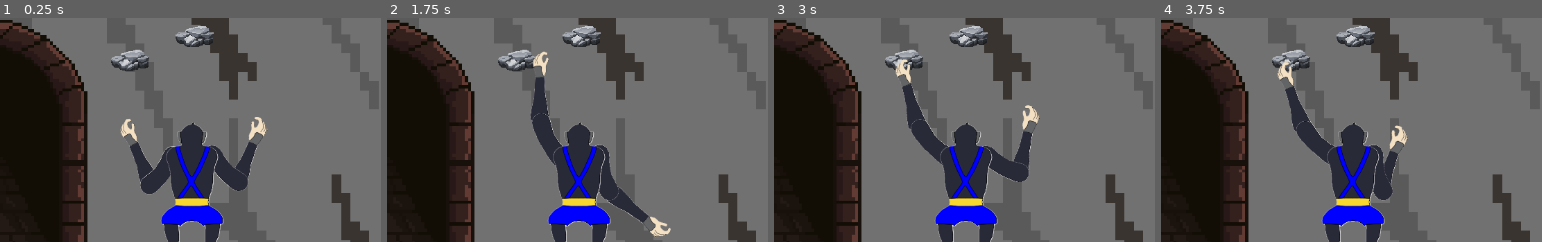
Above: before the commit, frames 1-4 (left to right).
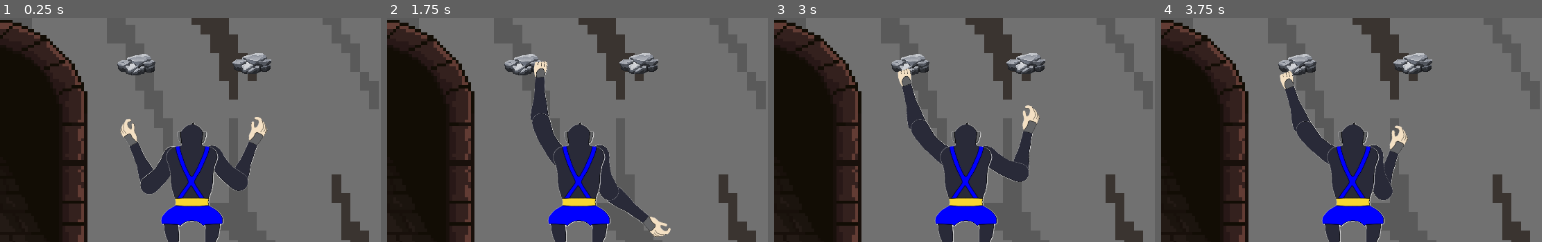
Above: after the commit, the same moments.

Repository: Igg2000/Juego_Escalada
Game: Godot game, scene res://scenes/mapa1.tscn
The game is run twice, just before and just after one commit, with the same random seed, the same clock (stepped at 60 frames per second) and the same inputs.
Inputs:
- Up to frame 1 (0.25 s): no input
- Up to frame 2 (1.75 s): tap Enter at 0.5 s; hold W from 0.53 s (still down); tap Shift at 0.6, 1.35 s
- Up to frame 3 (3 s): release W at 2.03 s; hold I 2.03-2.78 s; hold A from 2.03 s (still down); tap Shift at 2.3 s; tap K at 2.85 s
- Up to frame 4 (3.75 s): tap Shift at 3.05 s; release A at 3.53 s; hold S from 3.53 s (still down); hold J from 3.53 s (still down)
The pictures show only the part of the screen within x 22-72%, y 17-67%; the shares and areas given below are measured in that part.

The runs differ from the first frame. In frame 1, 2.0% of the frame differs, in the area x 29-72%, y 3-26%; in frame 2, 2.1%; in frame 3, 2.1%; in frame 4, 2.2%, in the area x 29-72%, y 3-32%.

Commit message:
v0.0.24
He agreado la mecanica que hace que cambie de Sprite el brazo al estar dentro del Area2D de la roca para que al pulsar el Shift, cambie a agarrando la roca

Diff:
--- a/scenes/jugador.tscn
+++ b/scenes/jugador.tscn
@@ -101,9 +101,9 @@
 [node name="base" type="Node2D" parent="."]
 
 [node name="AntebrazoDc" type="Sprite2D" parent="base" groups=["AntebrazoDc"]]
-position = Vector2(73.0547, -52.5267)
-rotation = 0.0405372
-scale = Vector2(0.349745, 0.349745)
+position = Vector2(73.0614, -52.5255)
+rotation = 0.040272
+scale = Vector2(0.349744, 0.349744)
 texture = ExtResource("1_lu4vh")
 
 [node name="Area2D" type="Area2D" parent="base/AntebrazoDc" groups=["AntebrazoDc"]]
@@ -115,9 +115,9 @@
 shape = SubResource("CapsuleShape2D_ep8sc")
 
 [node name="AntebrazoIc" type="Sprite2D" parent="base" groups=["AntebrazoIc"]]
-position = Vector2(-70.1421, -57.5357)
-rotation = 0.00950362
-scale = Vector2(0.350074, 0.350074)
+position = Vector2(-70.1379, -57.5364)
+rotation = 0.00929379
+scale = Vector2(0.350066, 0.350066)
 texture = ExtResource("2_g37r3")
 
 [node name="Area2D" type="Area2D" parent="base/AntebrazoIc" groups=["AntebrazoIc"]]
@@ -129,14 +129,14 @@
 shape = SubResource("CapsuleShape2D_o418e")
 
 [node name="BrazoD" type="Sprite2D" parent="base"]
-position = Vector2(44.2174, -14.7177)
-rotation = 1.49717
+position = Vector2(44.2351, -14.7113)
+rotation = 1.49703
 scale = Vector2(0.349945, 0.349945)
 texture = ExtResource("3_5343f")
 
 [node name="BrazoI" type="Sprite2D" parent="base"]
-position = Vector2(-40.8502, -18.2014)
-rotation = -1.50392
+position = Vector2(-40.8326, -18.1967)
+rotation = -1.50377
 scale = Vector2(0.349953, 0.349953)
 texture = ExtResource("4_l3mph")
 
--- a/scenes/mapa1.tscn
+++ b/scenes/mapa1.tscn
@@ -1,9 +1,13 @@
-[gd_scene load_steps=7 format=3 uid="uid://bbjq4m3pe641"]
+[gd_scene load_steps=11 format=3 uid="uid://bbjq4m3pe641"]
 
 [ext_resource type="Texture2D" uid="uid://b3xhsasxf387n" path="res://assets/background/background.png" id="1_b1n0p"]
 [ext_resource type="Texture2D" uid="uid://bj2hhgcw86n0c" path="res://assets/tilemap/map_1.png" id="2_8swhn"]
 [ext_resource type="PackedScene" uid="uid://bofke32sctxnq" path="res://scenes/jugador.tscn" id="2_rgf5d"]
 [ext_resource type="PackedScene" uid="uid://demgjsxt28kw7" path="res://scenes/rock.tscn" id="4_aa7cn"]
+[ext_resource type="Texture2D" uid="uid://bsqlgw6wp6vy5" path="res://assets/character/antebrazoIA_v2.png" id="4_cqodx"]
+[ext_resource type="Texture2D" uid="uid://cxvgfa0bxuf04" path="res://assets/character/antebrazoIC.png" id="5_bgfla"]
+[ext_resource type="Texture2D" uid="uid://yvakmfb0gvqd" path="res://assets/character/antebrazoDA_v2.png" id="6_k5mto"]
+[ext_resource type="Texture2D" uid="uid://cdr4qiff2xyyl" path="res://assets/character/antebrazoDC.png" id="7_74ig5"]
 
 [sub_resource type="TileSetAtlasSource" id="TileSetAtlasSource_uiyvb"]
 texture = ExtResource("2_8swhn")
@@ -580,10 +584,18 @@
 [node name="Rocas" type="Node2D" parent="."]
 
 [node name="Rock" parent="Rocas" instance=ExtResource("4_aa7cn")]
-position = Vector2(339, 214)
+position = Vector2(394, 240)
+textura_normal_BrazoIz = ExtResource("4_cqodx")
+textura_agarrado_BrazoIz = ExtResource("5_bgfla")
+textura_normal_BrazoDr = ExtResource("6_k5mto")
+textura_agarrado_BrazoDr = ExtResource("7_74ig5")
 
 [node name="Rock2" parent="Rocas" instance=ExtResource("4_aa7cn")]
-position = Vector2(277, 237)
+position = Vector2(283, 241)
+textura_normal_BrazoIz = ExtResource("4_cqodx")
+textura_agarrado_BrazoIz = ExtResource("5_bgfla")
+textura_normal_BrazoDr = ExtResource("6_k5mto")
+textura_agarrado_BrazoDr = ExtResource("7_74ig5")
 
 [node name="Jugador" parent="." instance=ExtResource("2_rgf5d")]
 position = Vector2(336, 340)
--- a/scripts/rock.gd
+++ b/scripts/rock.gd
@@ -1,24 +1,57 @@
 extends Node2D
 
+var puede_agarrarse = false
+@export var textura_normal_BrazoIz: Texture2D
+@export var textura_agarrado_BrazoIz: Texture2D
+@export var textura_normal_BrazoDr: Texture2D
+@export var textura_agarrado_BrazoDr: Texture2D
+var brazo_izquierdo: Sprite2D = null
+var brazo_derecho: Sprite2D = null
+
 func _ready():
-	print("Script de Rock iniciado")  # Verifica que el script se esté ejecutando
 	if has_node("Area2D"):
-		print("Area2D encontrado en Rock")  # Verifica que el Area2D exista
-		$Area2D.connect("area_entered", Callable(self, "_on_body_entered"))
-		$Area2D.connect("area_exited", Callable(self, "_on_body_exited"))
+		$Area2D.connect("area_entered", Callable(self, "_on_area_entered"))
+		$Area2D.connect("area_exited", Callable(self, "_on_area_exited"))
 	else:
-		print("Error: No se encontró el nodo Area2D en Rock")  # Mensaje de error
+		printerr("Error: No se encontró Area2D en la roca")
 
-func _on_body_entered(body):
-	#print("Cuerpo detectado:", body.name)  # Verifica qué cuerpo está entrando
-	if body.is_in_group("AntebrazoIc"):
-		print("Brazo cerca de la roca")
+func _on_area_entered(area):
+	#Verificamos si el área pertenece a los brazos
+	if area.is_in_group("AntebrazoIc") || area.is_in_group("AntebrazoDc"):
+		#Obtenemos la jerarquía completa: Area2D -> Antebrazo -> base -> Jugador
+		if area.get_parent().is_in_group("AntebrazoIc"):
+			brazo_izquierdo = area.get_parent()
+		if area.get_parent().is_in_group("AntebrazoDc"):
+			brazo_derecho = area.get_parent()
+
+		puede_agarrarse = true
+		#print("Brazo detectado cerca de la roca")
+
+func _on_area_exited(area):
+	if area.is_in_group("AntebrazoIc") || area.is_in_group("AntebrazoDc"):
+		puede_agarrarse = false
+		resetear_texturas()
+		#print("Brazo se aleja de la roca")
+
+func _input(event):
+	if event is InputEventKey:
+		if event.pressed && event.keycode == KEY_SHIFT:
+			if puede_agarrarse:
+				cambiar_textura_agarre(true)
+			else:
+				cambiar_textura_agarre(false)
+
+func cambiar_textura_agarre(agarrado: bool):
+	if agarrado:
+		if brazo_izquierdo: brazo_izquierdo.texture = textura_agarrado_BrazoIz
+		if brazo_derecho: brazo_derecho.texture = textura_agarrado_BrazoDr
+		print("¡Agarrándose a la roca!")
 	else:
-		print("Otro cuerpo detectado:", body.name)  # Verifica si otros cuerpos están entrando
+		resetear_texturas()
+		print("Soltando la roca")
 
-func _on_body_exited(body):
-	#print("Cuerpo que sale:", body.name)  # Verifica qué cuerpo está saliendo
-	if body.is_in_group("AntebrazoIc"):
-		print("Brazo se aleja de la roca")
-	else:
-		print("Otro cuerpo sale:", body.name)  # Verifica si otros cuerpos están saliendo
+func resetear_texturas():
+	if brazo_izquierdo:
+		brazo_izquierdo.texture = textura_normal_BrazoIz
+	if brazo_derecho:
+		brazo_derecho.texture = textura_normal_BrazoDr
